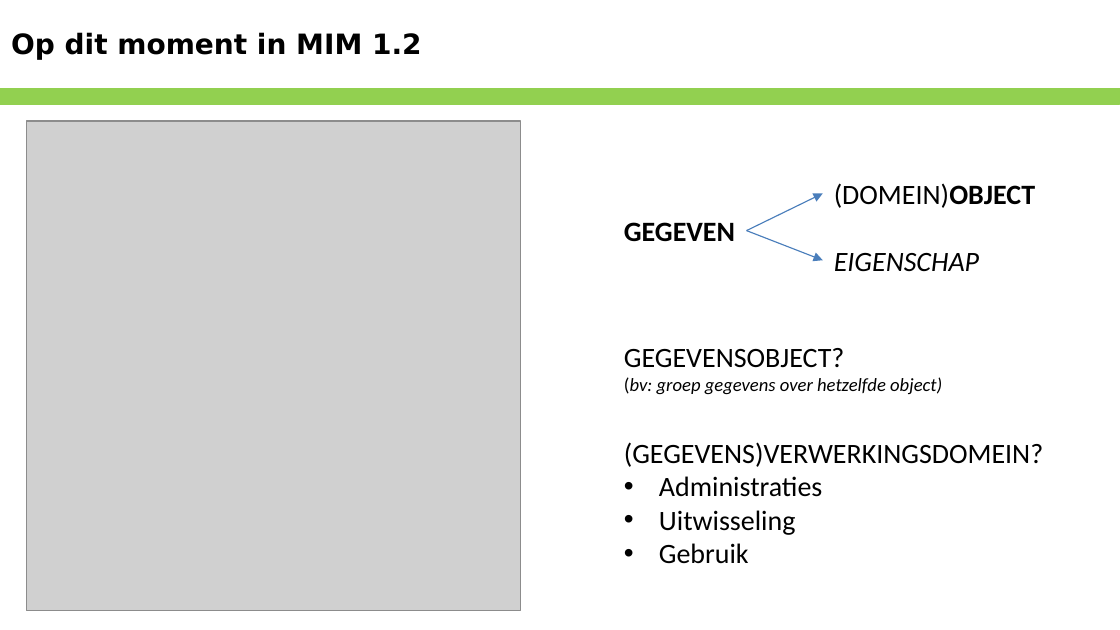
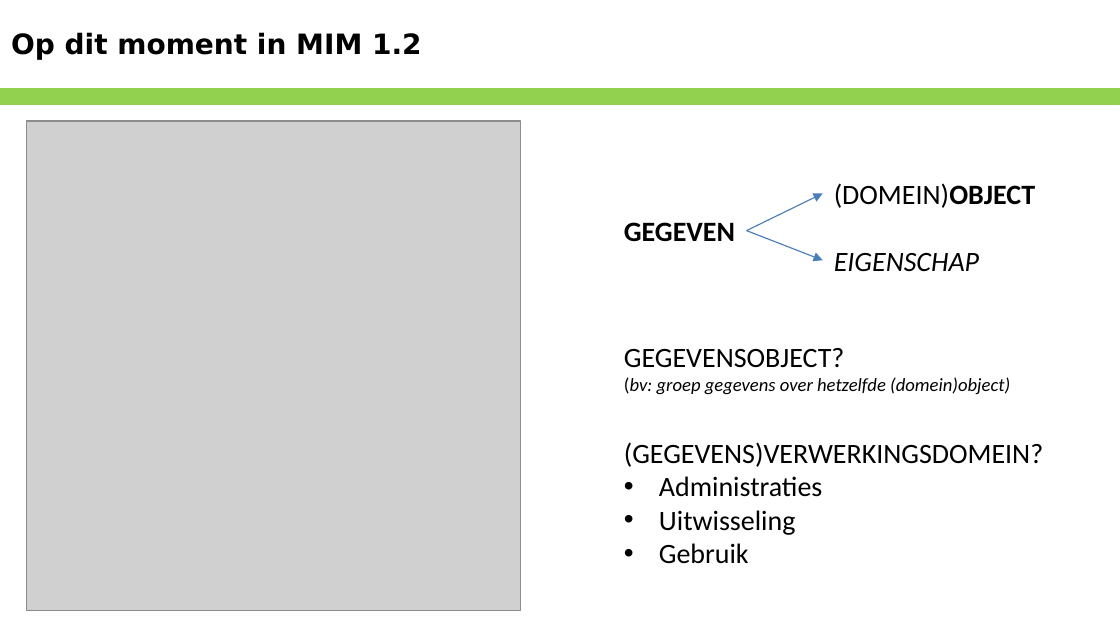
Before and after one commit to Geonovum/MIM-Werkomgeving, a slide deck: slide 4 of Werkversie/presentaties/MIM 2.0 Gedachten en denkrichting.pptx. Drawn at 1120x630 pixels with LibreOffice and Linux fonts; fonts in the diff are those of the drawing; grey boxes stand for pictures; background and template pictures are left out. Boxes give left, top, right and bottom in pixels: in the first picture for what was removed or moved away, otherwise in the second. Text is boxed around its words. In the diff, an @@ line names an element or a change of style, - is before the commit and + after.

Commit message:
Typo's

```diff
--- a/Werkversie/presentaties/MIM 2.0 Gedachten en denkrichting.pptx
+++ b/Werkversie/presentaties/MIM 2.0 Gedachten en denkrichting.pptx
@@ text at (624, 377, 1010, 395): text changed @@
-(bv: groep gegevens over hetzelfde object)
+(bv: groep gegevens over hetzelfde (domein)object)
```
Also in this commit, not shown: 3 other slides changed.
